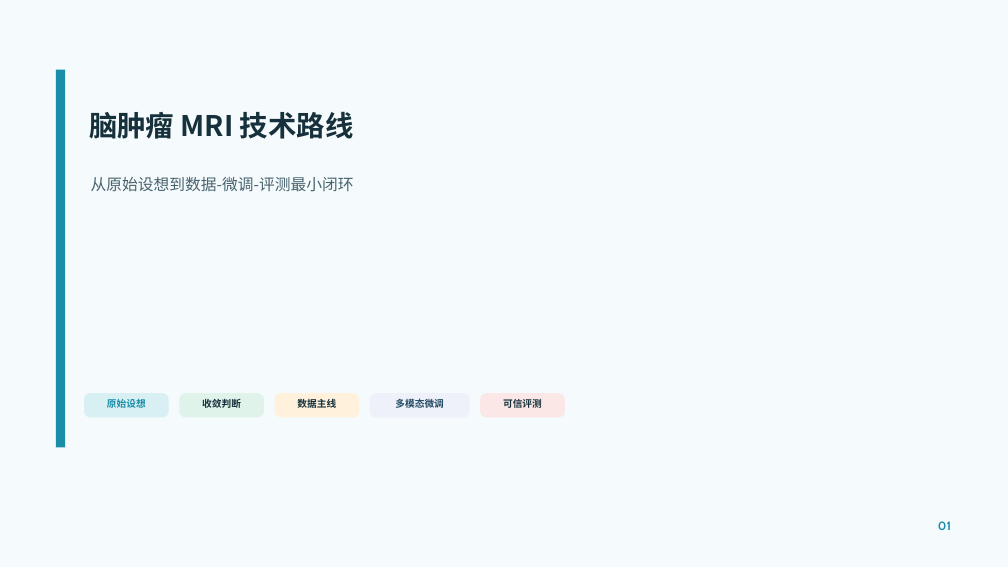
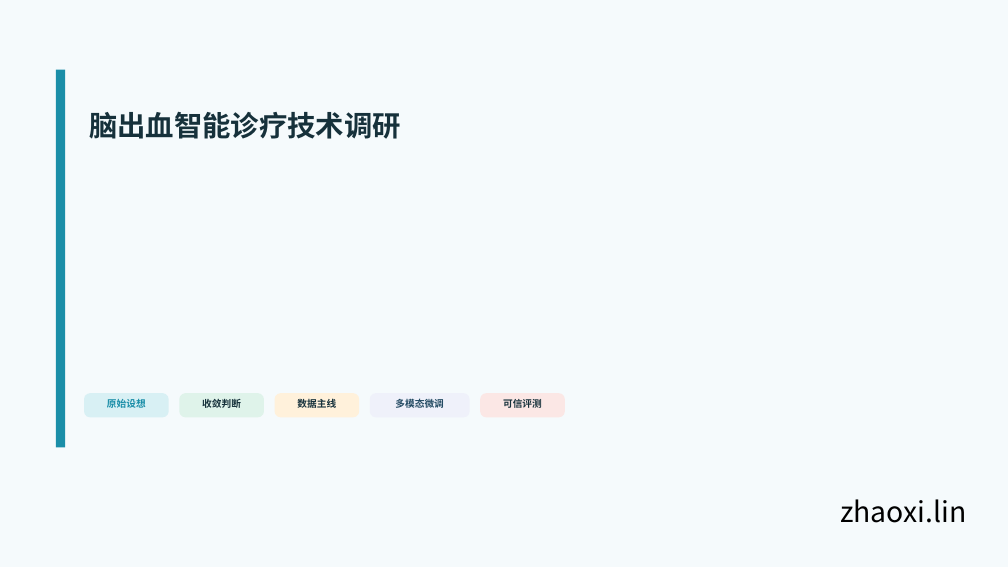
Before and after one commit to Lzhaoxi/Multimodal-Intelligence, a slide deck: slide 1 of 技术方案与工作排期/slides_work/technical-route-trunk-v1/技术路线-主干链路版.pptx. Drawn at 1008x567 pixels with LibreOffice and Linux fonts; fonts in the diff are those of the drawing. Boxes give left, top, right and bottom in pixels: in the first picture for what was removed or moved away, otherwise in the second. Text is boxed around its words. In the diff, an @@ line names an element or a change of style, - is before the commit and + after.

Commit message:
new_code and new ppt pdf

```diff
--- a/技术方案与工作排期/slides_work/technical-route-trunk-v1/技术路线-主干链路版.pptx
+++ b/技术方案与工作排期/slides_work/technical-route-trunk-v1/技术路线-主干链路版.pptx
@@ text at (x1=89, y1=111, x2=401, y2=139): text changed @@
-脑肿瘤 MRI 技术路线
+脑出血智能诊疗技术调研
@@ text removed at (x1=91, y1=177, x2=354, y2=192) @@
-从原始设想到数据-微调-评测最小闭环
@@ text added at (x1=840, y1=499, x2=966, y2=523), 27 pt, text #000000 @@
+zhaoxi.lin
@@ text removed at (x1=938, y1=521, x2=951, y2=530) @@
-01
```
Also in this commit, not shown: 6 other slides changed, 6 slides added, 8 slides removed, 35 other files.
